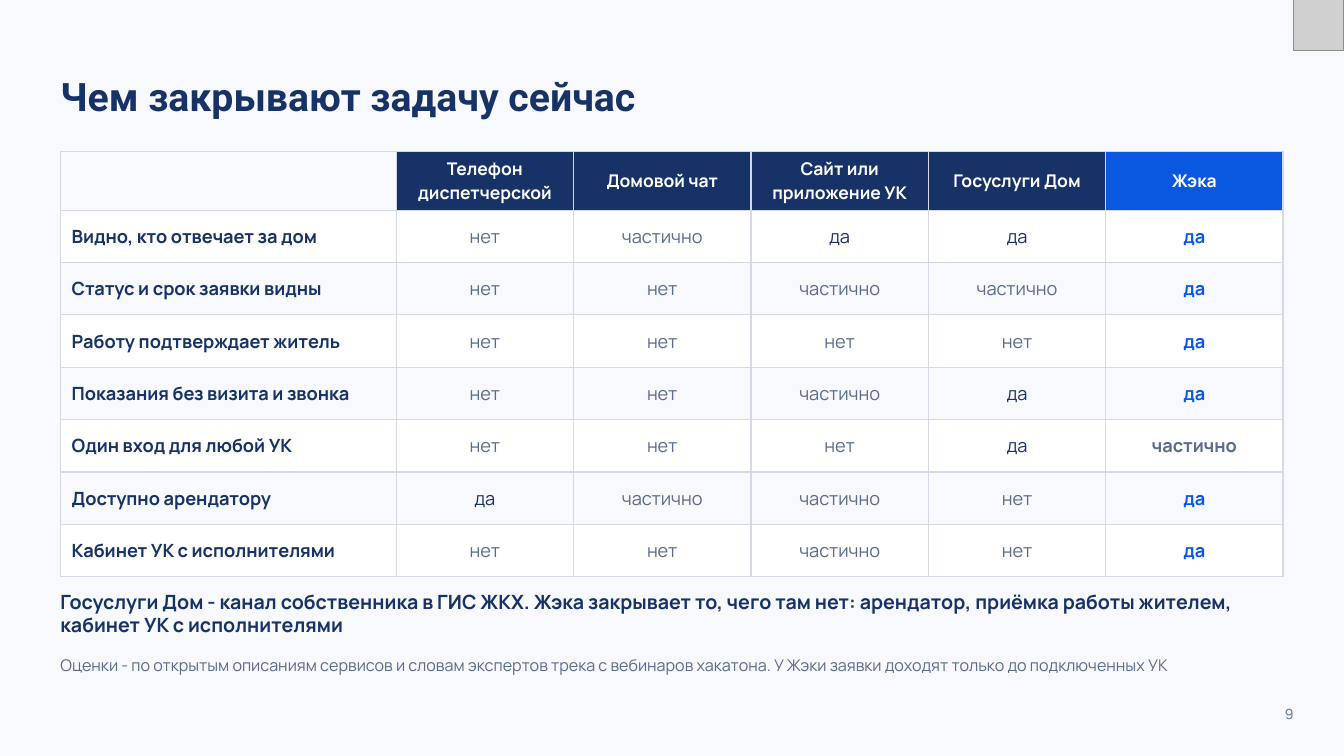
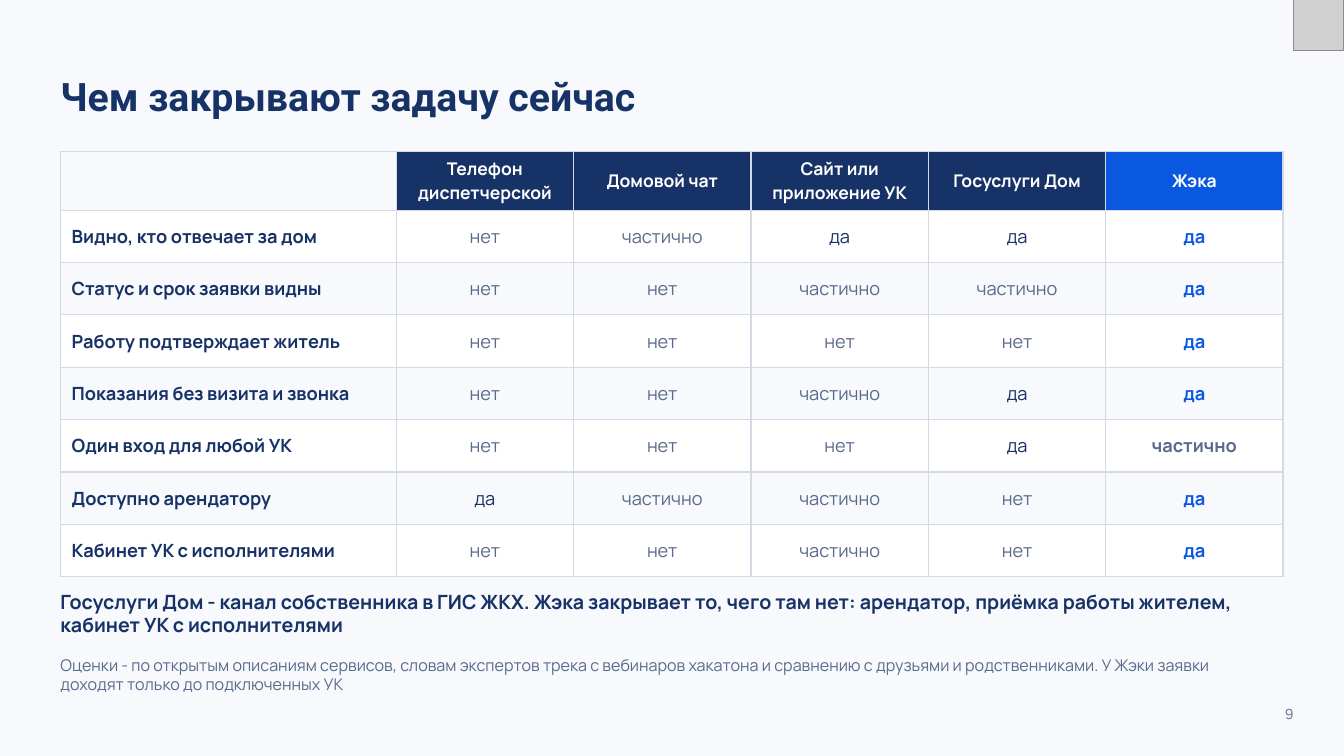
Before and after one commit to K1rL3s/vkmax-mobilization, a slide deck: slide 9 of docs/preza/zheka.pptx. Drawn at 1344x756 pixels with LibreOffice and Linux fonts; fonts in the diff are those of the drawing; grey boxes stand for pictures. Boxes give left, top, right and bottom in pixels: in the first picture for what was removed or moved away, otherwise in the second. Text is boxed around its words. In the diff, an @@ line names an element or a change of style, - is before the commit and + after.

```diff
--- a/docs/preza/zheka.pptx
+++ b/docs/preza/zheka.pptx
@@ text at <box>60,659,1209,692</box>: text changed @@
-Оценки - по открытым описаниям сервисов и словам экспертов трека с вебинаров хакатона. У Жэки заявки доходят только до подключенных УК
+Оценки - по открытым описаниям сервисов, словам экспертов трека с вебинаров хакатона и сравнению с друзьями и родственниками. У Жэки заявки доходят только до подключенных УК
```
Also in this commit, not shown: 2 other slides changed, 5 other files.
